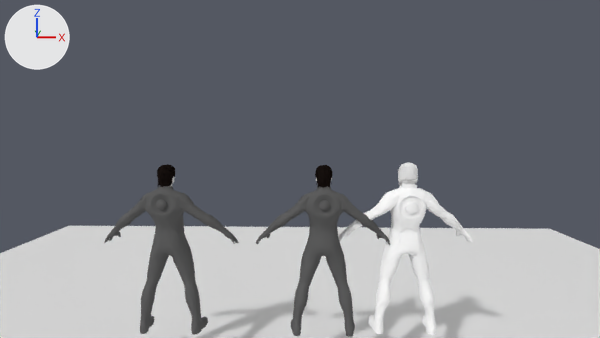
A saved change to the Blender file lib/character/character.blend.
The view is the same before and after, from the file's camera 'camera TPS'. The axes (+X, +Y, +Z) are drawn at upper left. The lights are the same throughout.

Names of what the first picture shows: 'Plane', 'clu', 'monitor'.
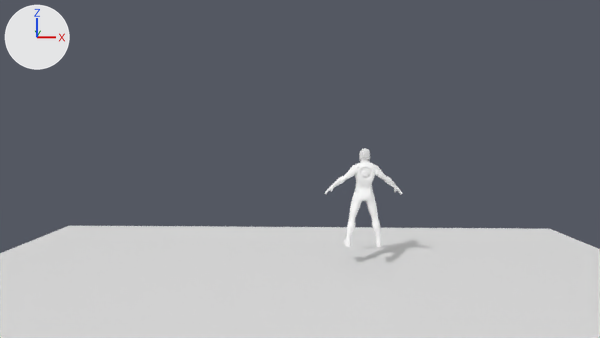
Location of each change, [x1, y1, x2, y2] in pixels of the pictures (600 x 338 px):
'clu', deleted: before [104, 164, 390, 337]
'monitor', moved: before [338, 162, 473, 335]; after [324, 148, 403, 247]

The change in detail:
col_clu (col_clu) loses the line: col_clu.objects.link(ob_flynn_body)
col_clu (col_clu) loses the line: col_clu.objects.link(ob_flynn_hair)
col_clu (col_clu) loses the line: col_clu.objects.link(ob_flynn_head)
col_clu (col_clu) loses the line: col_clu.objects.link(ob_disk_hand_001)
col_clu (col_clu) loses the line: col_clu.objects.link(ob_disk_back_001)
col_clu (col_clu) loses the line: col_clu.objects.link(ob_light_baton_hand_001)
col_clu (col_clu) loses the line: col_clu.objects.link(ob_light_baton_place_right_001)
col_clu (col_clu) loses the line: col_clu.objects.link(ob_light_baton_place_left_001)
col_clu (col_clu) loses the line: col_clu.objects.link(ob_clu_head_002)
col_clu (col_clu) loses the line: col_clu.objects.link(ob_clu_hair_002)
col_clu (col_clu) loses the line: col_clu.objects.link(ob_clu_hair_001)
col_clu (col_clu) loses the line: col_clu.objects.link(ob_light_baton_place_left_002)
col_clu (col_clu) loses the line: col_clu.objects.link(ob_light_baton_place_right_002)
col_clu (col_clu) loses the line: col_clu.objects.link(ob_light_baton_hand_002)
col_clu (col_clu) loses the line: col_clu.objects.link(ob_disk_back_002)
col_clu (col_clu) loses the line: col_clu.objects.link(ob_disk_hand_002)
col_clu (col_clu) loses the line: col_clu.objects.link(ob_clu_head)
col_clu (col_clu) loses the line: col_clu.objects.link(ob_clu_hair)
col_clu (col_clu) loses the line: col_clu.objects.link(ob_clu_body)
Object 'monitor' (ob_monitor) moves from (1.127, 1.289, -0.119) to (1.127, 4.014, -0.119).
Object 'clu' (ob_clu) moves from (0.223, 1.289, -0.119) to (0.223, 4.014, -0.119).
Object 'flynn body' (ob_flynn_body) is deleted.
Object 'flynn hair' (ob_flynn_hair) is deleted.
Object 'flynn head' (ob_flynn_head) is deleted.
Object 'disk hand.001' (ob_disk_hand_001) is deleted.
Object 'disk back.001' (ob_disk_back_001) is deleted.
Object 'light baton hand.001' (ob_light_baton_hand_001) is deleted.
Object 'light baton place right.001' (ob_light_baton_place_right_001) is deleted.
Object 'light baton place left.001' (ob_light_baton_place_left_001) is deleted.
Object 'clu head.002' (ob_clu_head_002) is deleted.
Object 'clu hair.002' (ob_clu_hair_002) is deleted.
Object 'clu hair.001' (ob_clu_hair_001) is deleted.
Object 'light baton place left.002' (ob_light_baton_place_left_002) is deleted.
Object 'light baton place right.002' (ob_light_baton_place_right_002) is deleted.
Object 'light baton hand.002' (ob_light_baton_hand_002) is deleted.
Object 'disk back.002' (ob_disk_back_002) is deleted.
Object 'disk hand.002' (ob_disk_hand_002) is deleted.
Object 'clu head' (ob_clu_head) is deleted.
Object 'clu hair' (ob_clu_hair) is deleted.
Object 'clu body' (ob_clu_body) is deleted.
